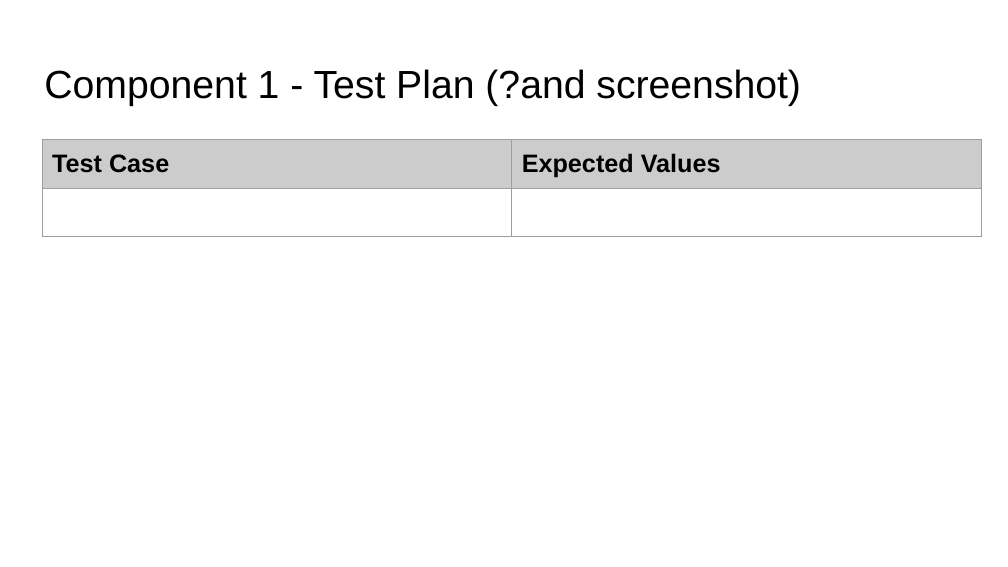
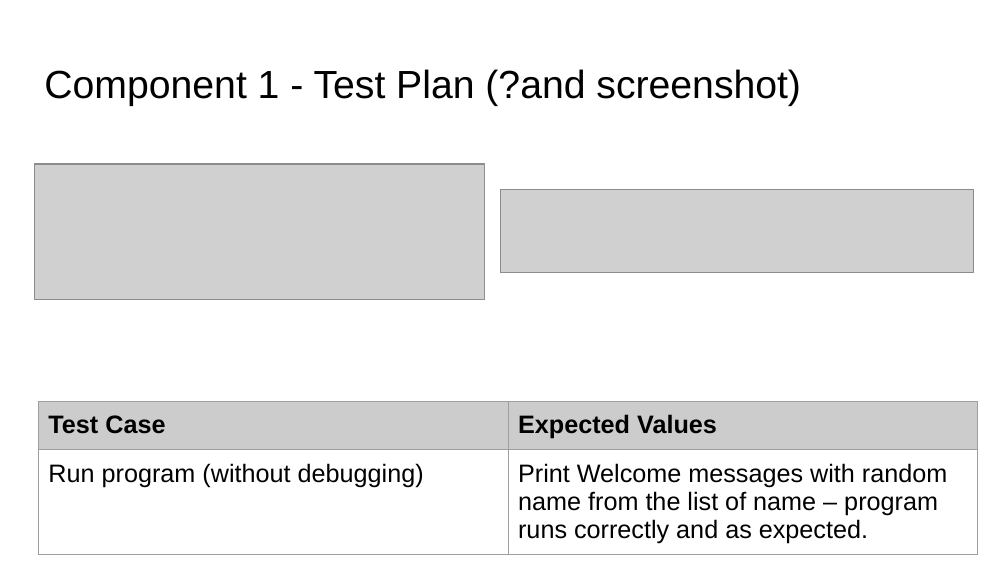
Before and after one commit to LaurenceStewart/Pizza_Bot, a slide deck: slide 5 of 022_91893+_+91897+Documentation.pptx. Drawn at 1008x567 pixels with LibreOffice and Linux fonts; fonts in the diff are those of the drawing; grey boxes stand for pictures. Boxes give left, top, right and bottom in pixels: in the first picture for what was removed or moved away, otherwise in the second. Text is boxed around its words. In the diff, an @@ line names an element or a change of style, - is before the commit and + after.

```diff
--- a/022_91893+_+91897+Documentation.pptx
+++ b/022_91893+_+91897+Documentation.pptx
@@ picture added at box(34, 164, 485, 299) @@
@@ picture added at box(500, 190, 974, 273) @@
@@ table at box(38, 401, 978, 562) @@
-row 2, column 1: 
+row 2, column 1: Run program (without debugging)
-row 2, column 2: 
+row 2, column 2: Print Welcome messages with random name from the list of name – program runs correctly and as expected.
@@ table: place and size @@
-table at box(42, 140, 982, 241)
+table at box(38, 401, 978, 562)
```
Also in this commit, not shown: 2 other slides changed, 40 slides added, 1 slide removed, 3 other files.
